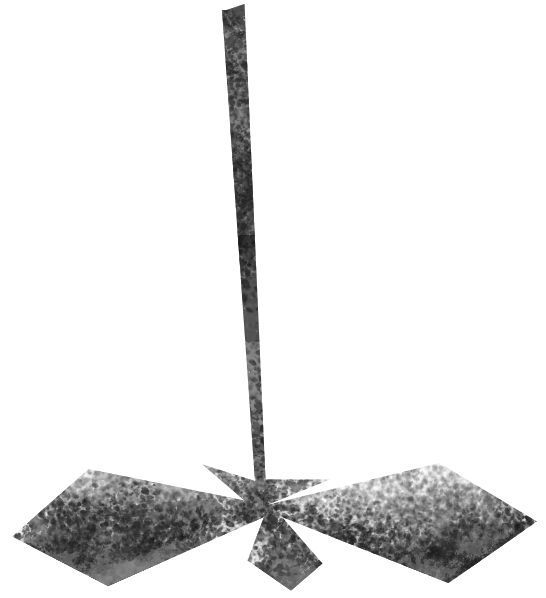
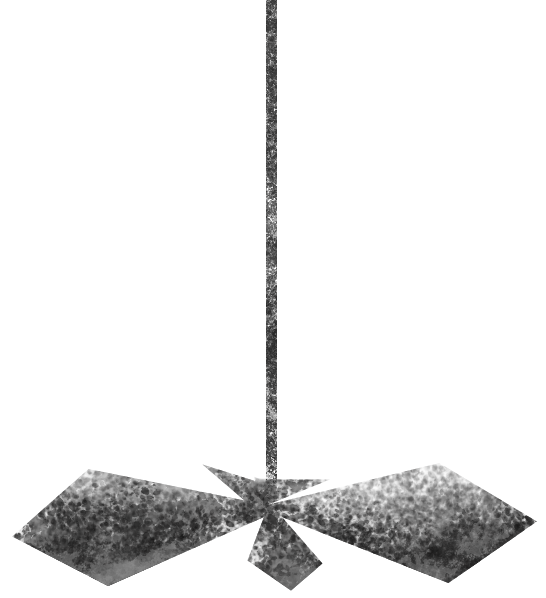
Two versions of the same layered image (546x598). Layer-by-layer changes:
added layer "famPole" (88%) above "fanBlades" over bbox(266, 0, 277, 511)
painted on "fanBlades", masked it over bbox(222, 4, 277, 511)
